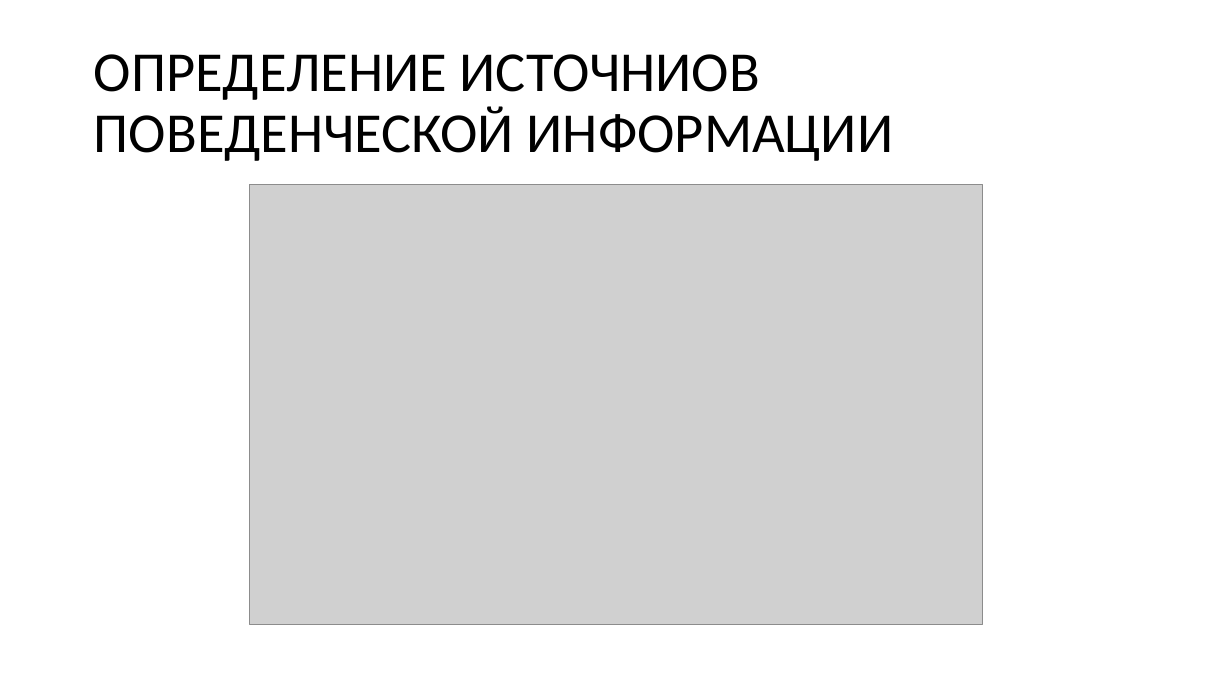
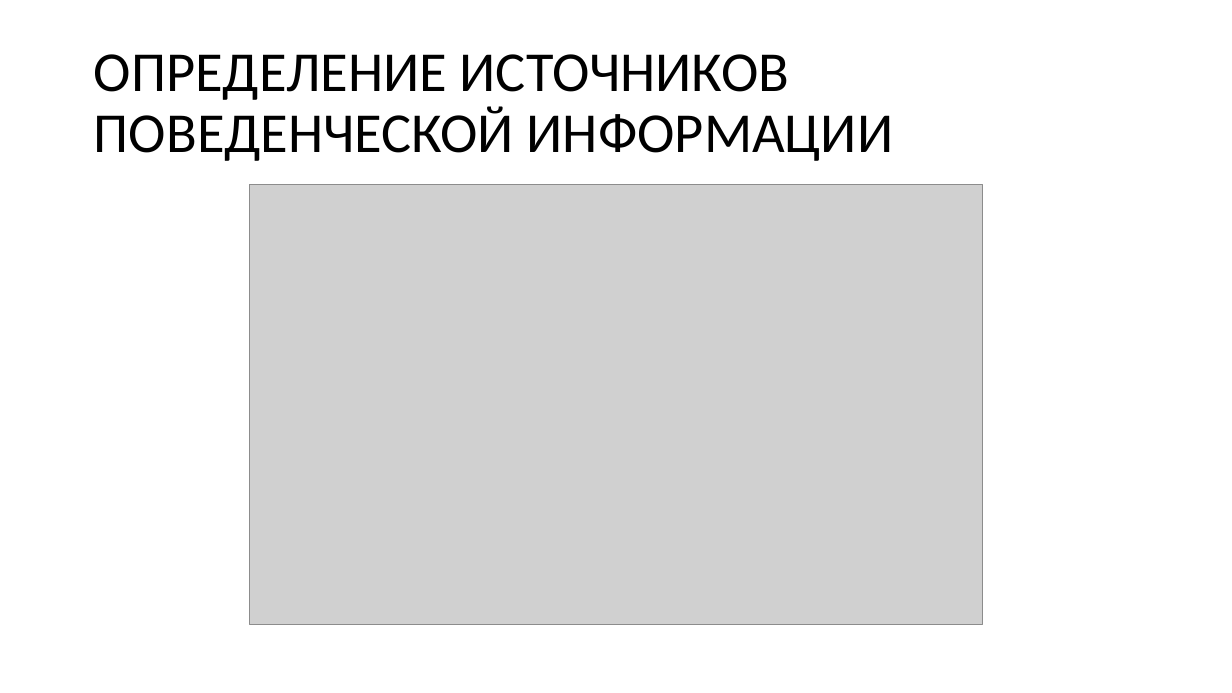
Before and after one commit to Wideweb/-digital-psychology-docs, a slide deck: slide 7 of Алькевич А.С/Презентация.pptx. Drawn at 1232x693 pixels with LibreOffice and Linux fonts; fonts in the diff are those of the drawing; grey boxes stand for pictures. Boxes give left, top, right and bottom in pixels: in the first picture for what was removed or moved away, otherwise in the second. Text is boxed around its words. In the diff, an @@ line names an element or a change of style, - is before the commit and + after.

```diff
--- a/Алькевич А.С/Презентация.pptx
+++ b/Алькевич А.С/Презентация.pptx
@@ title at box(94, 54, 894, 161): text changed @@
-ОПРЕДЕЛЕНИЕ ИСТОЧНИОВ ПОВЕДЕНЧЕСКОЙ ИНФОРМАЦИИ
+ОПРЕДЕЛЕНИЕ ИСТОЧНИКОВ ПОВЕДЕНЧЕСКОЙ ИНФОРМАЦИИ
```
Also in this commit, not shown: 5 other slides changed, 5 other files.
